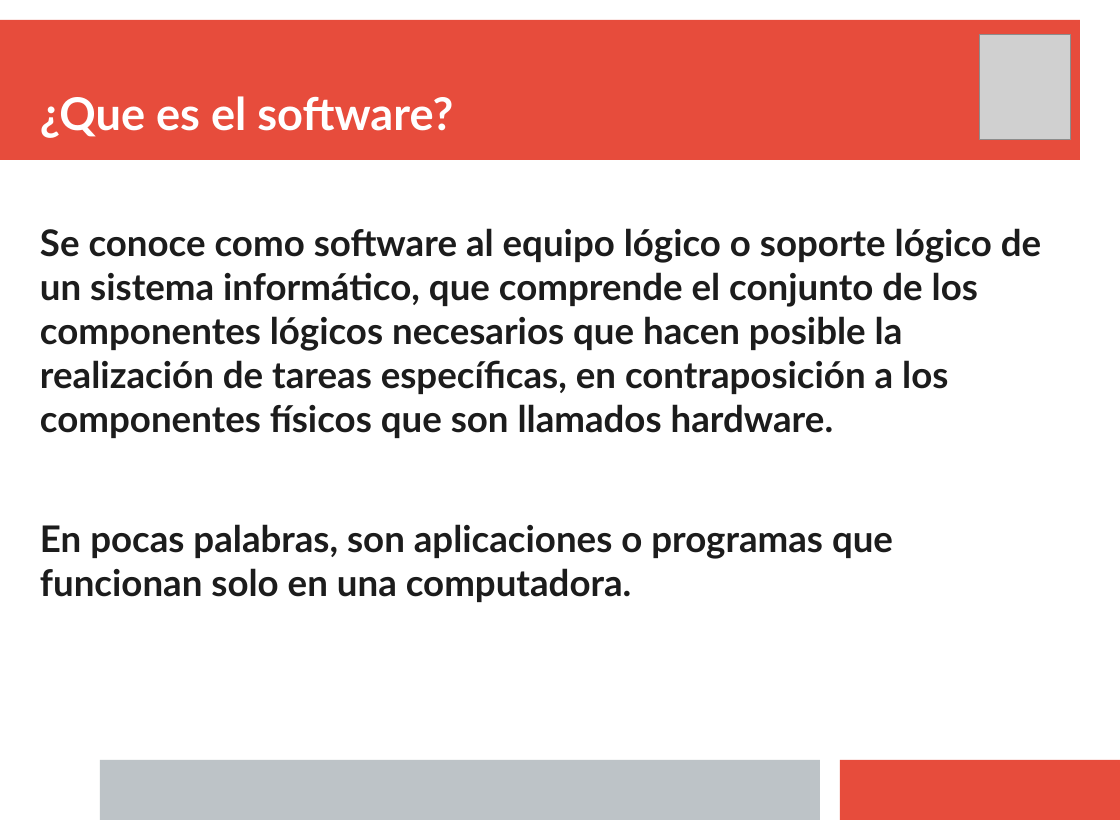
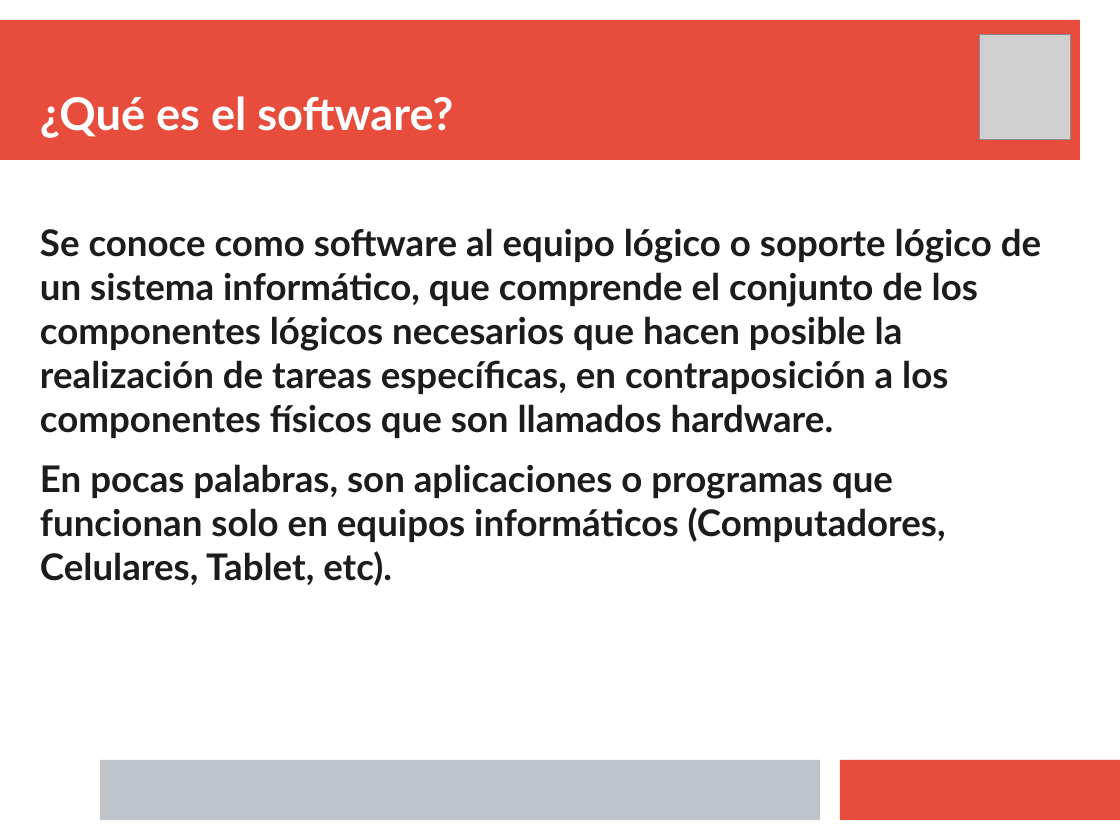
Before and after one commit to gacsnic/exposicion-software-libre, a slide deck: slide 2 of sotfwarelibre.pptx. Drawn at 1120x840 pixels with LibreOffice and Linux fonts; fonts in the diff are those of the drawing; grey boxes stand for pictures. Boxes give left, top, right and bottom in pixels: in the first picture for what was removed or moved away, otherwise in the second. Text is boxed around its words. In the diff, an @@ line names an element or a change of style, - is before the commit and + after.

```diff
--- a/sotfwarelibre.pptx
+++ b/sotfwarelibre.pptx
@@ text at bbox=[40, 96, 453, 138]: text changed @@
-¿Que es el software?
+¿Qué es el software?
@@ text at bbox=[40, 464, 946, 586]: text changed @@
-En pocas palabras, son aplicaciones o programas que funcionan solo en una computadora.
+En pocas palabras, son aplicaciones o programas que funcionan solo en equipos informáticos (Computadores, Celulares, Tablet, etc).
```
Also in this commit, not shown: 6 other slides changed, 1 slide added, 3 other files.
